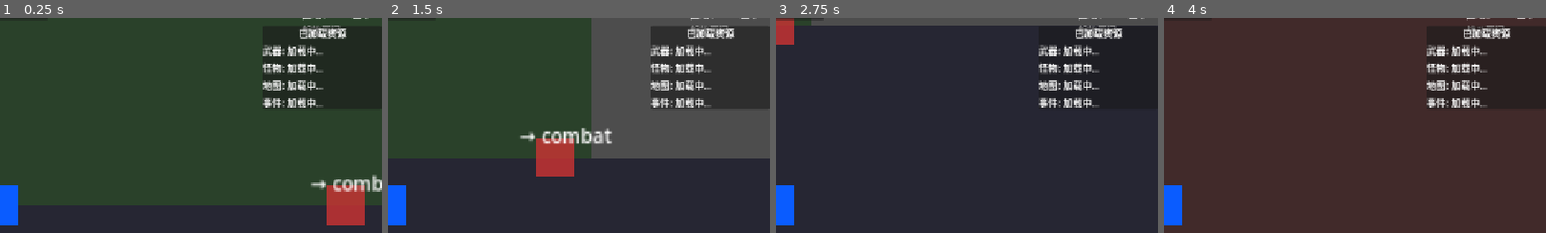
Above: before the commit, frames 1-4 (left to right).
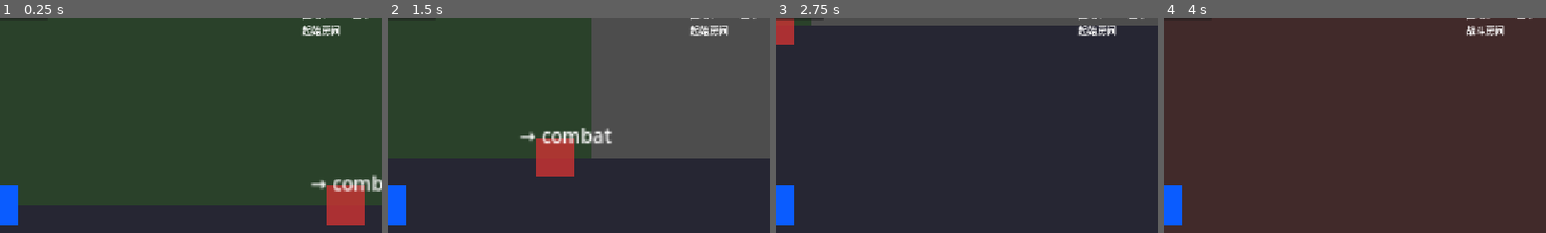
Above: after the commit, the same moments.

Repository: yzy-ydm/aurora-roguelike-ai
Game: Godot game, scene res://scenes/game/game_scene.tscn
Two runs of this game, one before a commit and one after it. Both use one fixed random seed, a clock stepped at 60 frames per second and the inputs below. This scene is started directly instead of the project's main scene.
Inputs (mouse positions are % of the whole screen's width and height, from its top left):
- Up to frame 1 (0.25 s): no input
- Up to frame 2 (1.5 s): tap Enter at 0.5 s; move the mouse to (72, 45) at 0.52 s; hold D (move_right) 0.53-1.28 s; hold E (interaction) 0.53-1.28 s; click (72, 45) at 0.67 s; move the mouse to (30, 55) at 1.27 s; hold S (move_down) from 1.28 s (still down); tap E (interaction) at 1.35 s
- Up to frame 3 (2.75 s): move the mouse to (60, 28) at 2.02 s; release S (move_down) at 2.03 s; hold D (move_right) from 2.03 s (still down); hold E (interaction) from 2.03 s (still down)
- Up to frame 4 (4 s): move the mouse to (45, 70) at 2.77 s; release D (move_right) at 2.78 s; release E (interaction) at 2.78 s; hold W (move_up) 2.78-3.53 s; tap E (interaction) at 2.85 s; click (45, 70) at 2.92 s; move the mouse to (80, 65) at 3.52 s; hold A (move_left) from 3.53 s (still down); hold E (interaction) from 3.53 s (still down)
The pictures show only the part of the screen within x 50-100%, y 6-56%; the shares and areas given below are measured in that part.

The runs differ from the first frame. In frame 1, 2.5% of the frame differs, in the area x 68-91%, y 3-42%; in frame 2, 11%, in the area x 68-100%, y 3-43%; in frame 3, 2.5%; in frame 4, 2.5%.
Error in both runs: Invalid call. Nonexistent function 'get_value' in base 'Signal'. (res://scripts/ai/ai_content_service.gd:352)

Commit message:
fix(core): complete boss victory and floor transition loop
Phase 10.1.6: Game loop closure
- Add generate_next_floor() to FloorManager
- Add next floor portal to RoomRenderer
- Fix _on_floor_completed() to create portal
- Add 2s delay after Boss defeat for feedback
- Add DEBUG_UI switch to hide debug panels
- Ensure nickname has default value

Diff:
--- a/client/scenes/game/game_scene.gd
+++ b/client/scenes/game/game_scene.gd
@@ -374,6 +374,9 @@
 	# 连接RoomRenderer出口信号
 	_room_renderer.exit_portal_entered.connect(_on_exit_portal_entered)
 
+	# 连接下一层传送门信号（Phase 10.1.6）
+	_room_renderer.next_floor_portal_entered.connect(_on_next_floor_portal_entered)
+
 	print("[GameScene] Core gameplay systems initialized")
 
 	# 生成楼层并进入第一个房间
@@ -660,6 +663,9 @@
 	print("[GameScene] Floor completed!")
 	hud.set_status("恭喜通关！楼层已清除！")
 
+	# Phase 10.1.6: 创建下一层传送门
+	_create_next_floor_portal()
+
 
 ## ==================== CombatManager回调 ====================
 
@@ -799,6 +805,33 @@
 		_room_renderer.create_exit_portal(target_id, target_room.get_type_string())
 
 
+## ==================== 下一层传送门（Phase 10.1.6） ====================
+
+## 创建下一层传送门
+func _create_next_floor_portal() -> void:
+	if not _room_renderer:
+		return
+
+	print("[GameScene] Creating next floor portal")
+	hud.set_status("Boss已被击败！进入传送门前往下一层！")
+
+	# 创建下一层传送门
+	_room_renderer.create_next_floor_portal()
+
+
+## 下一层传送门触发
+func _on_next_floor_portal_entered() -> void:
+	print("[GameScene] Next floor portal entered!")
+
+	# 生成下一层
+	if _floor_manager:
+		_floor_manager.generate_next_floor()
+
+	# 更新显示
+	_player_data = player.get_player_data() if player else {}
+	_update_game_display()
+
+
 ## ==================== UI交互 ====================
 
 func _toggle_pause() -> void:
@@ -1036,6 +1069,9 @@
 	if _floor_manager and _floor_manager._current_floor:
 		_floor_manager._current_floor.complete_current_room()
 
+	# Phase 10.1.6: 等待2秒后检查楼层完成状态
+	await get_tree().create_timer(2.0).timeout
+
 	# 检查楼层是否完成
 	if _floor_manager and _floor_manager.is_floor_complete():
 		_on_floor_completed()
--- a/client/scripts/managers/game_state_manager.gd
+++ b/client/scripts/managers/game_state_manager.gd
@@ -189,6 +189,8 @@
 		_player_data["level"] = 1
 	if not _player_data.has("gold"):
 		_player_data["gold"] = 0
+	if not _player_data.has("nickname"):
+		_player_data["nickname"] = "冒险者"
 
 	player_data_updated.emit(data)
 
--- a/client/scripts/ui/hud_controller.gd
+++ b/client/scripts/ui/hud_controller.gd
@@ -2,10 +2,19 @@
 ##
 ## 负责显示游戏内HUD信息
 ## 包括：玩家昵称、等级、生命值、经验值、金币、楼层、房间、战斗状态
+##
+## Phase 10.1.6: 添加DEBUG_UI开关控制调试信息显示
 
 extends CanvasLayer
 
-## 节点引用
+## ==================== 调试开关 ====================
+
+## DEBUG_UI开关 - 控制调试信息显示
+## 设为false时隐藏：资源面板、调试状态、开发信息
+const DEBUG_UI: bool = false
+
+## ==================== 节点引用 ====================
+
 @onready var nickname_label: Label = $TopBar/PlayerInfo/NicknameLabel
 @onready var level_label: Label = $TopBar/PlayerInfo/LevelLabel
 @onready var health_label: Label = $TopBar/StatsContainer/HealthBar/HealthLabel
@@ -23,6 +32,7 @@
 @onready var combat_label: Label = $CombatPanel/CombatInfo/MonsterCount
 @onready var boss_health_bar: ProgressBar = $BossPanel/BossHealthBar
 @onready var boss_name_label: Label = $BossPanel/BossName
+@onready var resource_panel: PanelContainer = $ResourcePanel
 
 ## 玩家数据缓存
 var _player_data: Dictionary = {}
@@ -35,6 +45,10 @@
 func _ready() -> void:
 	# 初始显示
 	_clear_display()
+
+	# Phase 10.1.6: 非DEBUG模式下隐藏调试面板
+	if not DEBUG_UI:
+		_hide_debug_panels()
 
 
 ## 更新HUD显示
@@ -119,6 +133,18 @@
 		event_count.text = "事件: 加载中..."
 
 
+## Phase 10.1.6: 隐藏调试面板
+func _hide_debug_panels() -> void:
+	# 隐藏资源面板
+	if resource_panel:
+		resource_panel.visible = false
+
+	# 隐藏战斗面板（可选，根据需要调整）
+	# 战斗面板在游戏中会自动显示，所以这里不隐藏
+
+	print("[HUD] Debug panels hidden (DEBUG_UI=false)")
+
+
 ## 设置状态文本
 func set_status(text: String) -> void:
 	if status_label:
--- a/client/scripts/world/floor_manager.gd
+++ b/client/scripts/world/floor_manager.gd
@@ -388,3 +388,38 @@
 	if _current_floor:
 		return _current_floor.floor_level
 	return 1
+
+
+## ==================== 下一层生成 ====================
+
+## 生成下一层（Phase 10.1.6）
+## 保留玩家状态，清理旧房间，生成新楼层
+func generate_next_floor() -> void:
+	var current_level = get_floor_level()
+	var next_level = current_level + 1
+	print("[FloorManager] Generating next floor: ", current_level, " -> ", next_level)
+
+	# 清理旧房间
+	_cleanup_current_floor()
+
+	# 生成新楼层
+	generate_floor(next_level)
+
+	print("[FloorManager] Next floor generated: ", next_level)
+
+
+## 清理当前楼层
+func _cleanup_current_floor() -> void:
+	# 清理房间渲染
+	if _room_renderer:
+		_room_renderer.clear_room()
+
+	# 清理怪物和奖励
+	if _room_spawner:
+		_room_spawner.clear_monsters()
+		_room_spawner.clear_rewards()
+
+	# 清理楼层数据
+	_current_floor = null
+
+	print("[FloorManager] Current floor cleaned up")
--- a/client/scripts/world/room_renderer.gd
+++ b/client/scripts/world/room_renderer.gd
@@ -32,6 +32,9 @@
 
 ## 出口传送门被触发
 signal exit_portal_entered(target_room_id: int)
+
+## 下一层传送门被触发（Phase 10.1.6）
+signal next_floor_portal_entered()
 
 
 ## ==================== 初始化 ====================
@@ -259,3 +262,71 @@
 
 func _emit_exit_portal_signal(target_room_id: int) -> void:
 	exit_portal_entered.emit(target_room_id)
+
+
+## ==================== 下一层传送门（Phase 10.1.6） ====================
+
+## 创建下一层传送门
+func create_next_floor_portal() -> void:
+	if not _room_container:
+		return
+
+	# 使用call_deferred避免物理回调问题
+	call_deferred("_create_next_floor_portal_deferred")
+
+
+## deferred回调：实际创建下一层传送门
+func _create_next_floor_portal_deferred() -> void:
+	if not _room_container:
+		return
+
+	var pos = WorldCoordinate.exit_portal_pos(_current_room_position)
+
+	var portal = Area2D.new()
+	portal.name = "NextFloorPortal"
+	portal.position = pos
+	portal.collision_layer = 0
+	portal.collision_mask = 2  # 检测Player(Layer 2)
+
+	# 碰撞形状
+	var collision = CollisionShape2D.new()
+	var shape = RectangleShape2D.new()
+	shape.size = Vector2(50, 50)  # 比普通传送门大一点
+	collision.shape = shape
+	portal.add_child(collision)
+
+	# 视觉效果 - 金色传送门
+	var sprite = Sprite2D.new()
+	var image = Image.create(48, 48, false, Image.FORMAT_RGBA8)
+	image.fill(Color(1.0, 0.84, 0.0, 0.9))  # 金色
+	var texture = ImageTexture.create_from_image(image)
+	sprite.texture = texture
+	portal.add_child(sprite)
+
+	# 标签
+	var label = Label.new()
+	label.text = "⬇ 下一层"
+	label.horizontal_alignment = HORIZONTAL_ALIGNMENT_CENTER
+	label.position = Vector2(-40, -40)
+	label.add_theme_color_override("font_color", Color(1, 1, 0))
+	portal.add_child(label)
+
+	# 连接信号
+	portal.body_entered.connect(_on_next_floor_portal_body_entered)
+
+	_room_container.add_child(portal)
+	_exit_portals.append(portal)
+
+	print("[RoomRenderer] Created next floor portal")
+
+
+## 下一层传送门碰撞检测
+func _on_next_floor_portal_body_entered(body: Node2D) -> void:
+	if body.name == "Player":
+		# 延迟发射信号
+		call_deferred("_emit_next_floor_portal_signal")
+
+
+## 发射下一层传送门信号
+func _emit_next_floor_portal_signal() -> void:
+	next_floor_portal_entered.emit()
